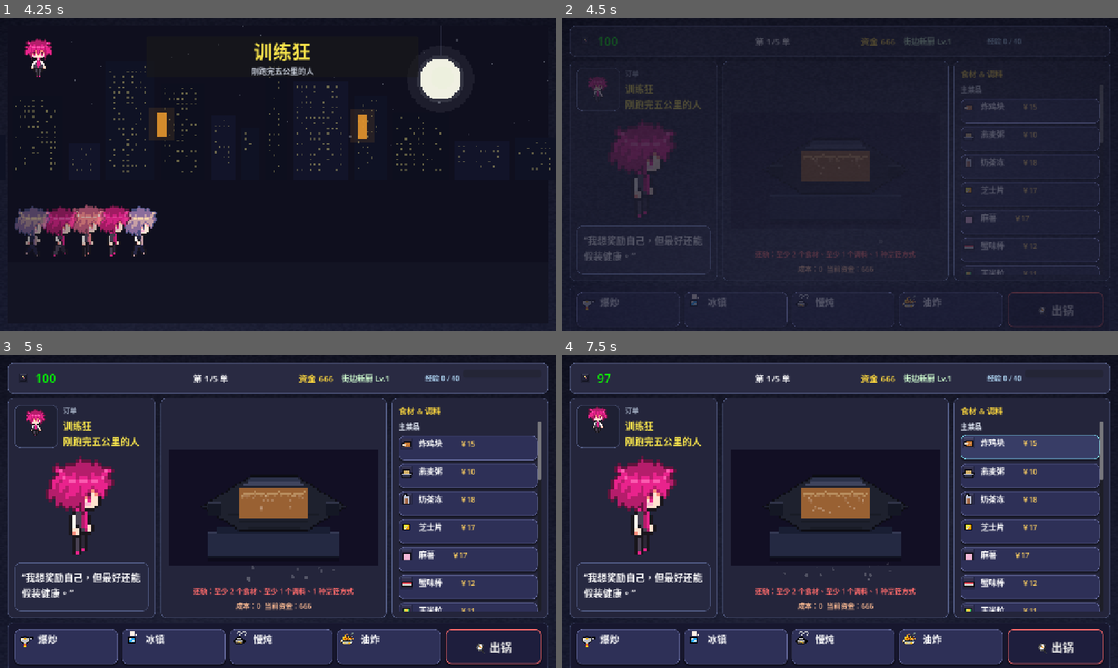
Above: before the commit, frames 1-4 (two rows, left to right).
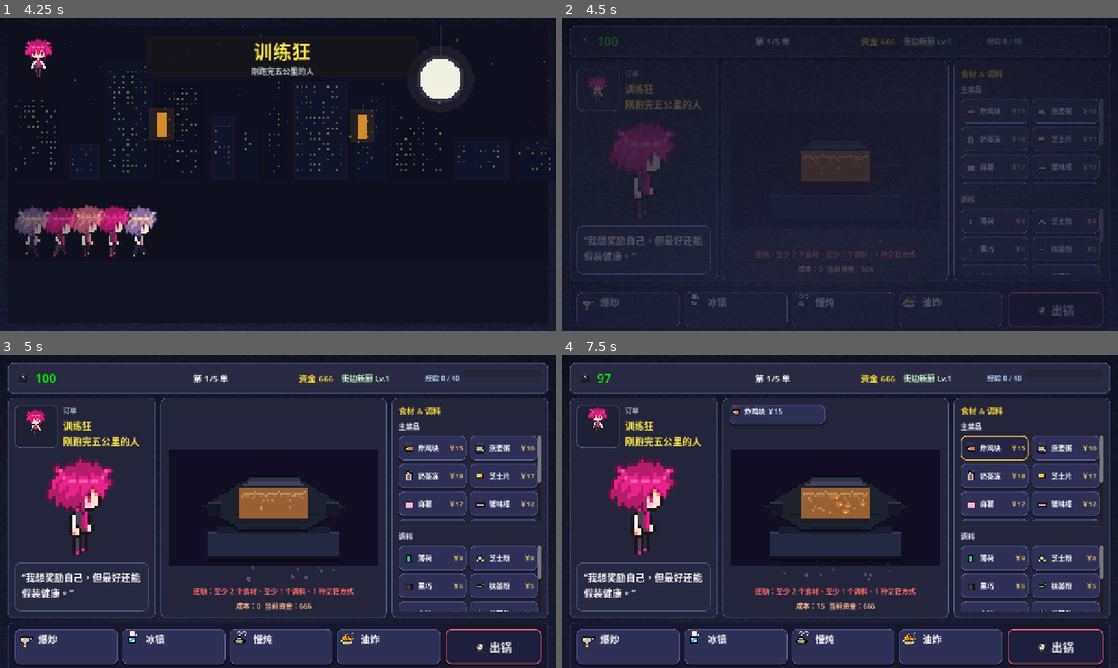
Above: after the commit, the same moments.

Repository: bug-zi/Stirit
Game: Godot game, scene res://main.tscn
Same seed, same stepped clock (60 frames per second), same inputs: the game is played once before the commit and once after it.
Inputs (mouse positions are in pixels of both pictures, inside the frame that each line leads up to):
- Up to frame 1 (4.25 s): click (444, 318) at 0.52 s; type "12" at 0.6 s; click "开始一局" at 1.25 s; move the mouse to (400, 158) at 2.02 s; move the mouse to (166, 190) at 2.77 s; move the mouse to (333, 105) at 3.52 s
- Up to frame 2 (4.5 s): move the mouse to (812, 237) at 4.27 s
- Up to frame 3 (5 s): no input
- Up to frame 4 (7.5 s): click (1029, 448) at 5.02 s; click (778, 414) at 5.77 s; click (995, 448) at 6.52 s; click (1029, 445) at 7.27 s

Frame 1 is identical in both runs. In frame 2, 1.2% of the frame differs, in the area x 71-97%, y 25-82%; in frame 3, 4.8%; in frame 4, 6.9%, in the area x 30-98%, y 16-82%.

Commit message:
Improve ingredient library layout

Diff:
--- a/main.gd
+++ b/main.gd
@@ -1904,39 +1904,50 @@
 
 	box.add_child(_make_label("食材 & 调料", 18, COLOR_SECONDARY))
 
-	var scroll := ScrollContainer.new()
-	scroll.size_flags_horizontal = Control.SIZE_EXPAND_FILL
-	scroll.size_flags_vertical = Control.SIZE_EXPAND_FILL
-	scroll.horizontal_scroll_mode = ScrollContainer.SCROLL_MODE_DISABLED
-	box.add_child(scroll)
-
-	var content := VBoxContainer.new()
-	content.size_flags_horizontal = Control.SIZE_EXPAND_FILL
-	content.add_theme_constant_override("separation", 10)
-	scroll.add_child(content)
-
-	content.add_child(_make_label("主菜品", 16, Color(0.92, 0.95, 1.0)))
-	var ing_list := VBoxContainer.new()
-	ing_list.size_flags_horizontal = Control.SIZE_EXPAND_FILL
-	ing_list.add_theme_constant_override("separation", 8)
-	content.add_child(ing_list)
+	box.add_child(_make_label("主菜品", 16, Color(0.92, 0.95, 1.0)))
+	var ing_scroll := ScrollContainer.new()
+	ing_scroll.size_flags_horizontal = Control.SIZE_EXPAND_FILL
+	ing_scroll.size_flags_vertical = Control.SIZE_EXPAND_FILL
+	ing_scroll.size_flags_stretch_ratio = 3.0
+	ing_scroll.horizontal_scroll_mode = ScrollContainer.SCROLL_MODE_DISABLED
+	ing_scroll.custom_minimum_size = Vector2(0, 160)
+	box.add_child(ing_scroll)
+
+	var ing_grid := GridContainer.new()
+	ing_grid.columns = 2
+	ing_grid.size_flags_horizontal = Control.SIZE_EXPAND_FILL
+	ing_grid.add_theme_constant_override("h_separation", 8)
+	ing_grid.add_theme_constant_override("v_separation", 8)
+	ing_scroll.add_child(ing_grid)
 
 	var ingredients := presented_ingredients if not presented_ingredients.is_empty() else INGREDIENTS
 	for item in ingredients:
 		var b := _make_library_item_button(item, "ingredient")
 		ingredient_buttons[str(item["id"])] = b
-		ing_list.add_child(b)
-
-	content.add_child(_make_label("调料", 16, Color(0.92, 0.95, 1.0)))
-	var sea_list := VBoxContainer.new()
-	sea_list.size_flags_horizontal = Control.SIZE_EXPAND_FILL
-	sea_list.add_theme_constant_override("separation", 8)
-	content.add_child(sea_list)
+		ing_grid.add_child(b)
+
+	box.add_child(_make_separator())
+	box.add_child(_make_label("调料", 16, Color(0.92, 0.95, 1.0)))
+	var sea_scroll := ScrollContainer.new()
+	sea_scroll.size_flags_horizontal = Control.SIZE_EXPAND_FILL
+	sea_scroll.size_flags_vertical = Control.SIZE_EXPAND_FILL
+	sea_scroll.size_flags_stretch_ratio = 2.0
+	sea_scroll.horizontal_scroll_mode = ScrollContainer.SCROLL_MODE_DISABLED
+	sea_scroll.custom_minimum_size = Vector2(0, 150)
+	box.add_child(sea_scroll)
+
+	var sea_grid := GridContainer.new()
+	sea_grid.columns = 2
+	sea_grid.size_flags_horizontal = Control.SIZE_EXPAND_FILL
+	sea_grid.add_theme_constant_override("h_separation", 8)
+	sea_grid.add_theme_constant_override("v_separation", 8)
+	sea_scroll.add_child(sea_grid)
+
 	var seasonings := presented_seasonings if not presented_seasonings.is_empty() else SEASONINGS
 	for item in seasonings:
 		var b := _make_library_item_button(item, "seasoning")
 		seasoning_buttons[str(item["id"])] = b
-		sea_list.add_child(b)
+		sea_grid.add_child(b)
 
 	return panel
 
@@ -1969,32 +1980,47 @@
 	return panel
 
 func _make_library_item_button(item: Dictionary, kind: String) -> Button:
-	var button := _make_button("", 18)
+	var button := _make_button("", 16)
 	button.toggle_mode = true
 	button.custom_minimum_size = Vector2(0, 56)
 	button.size_flags_horizontal = Control.SIZE_EXPAND_FILL
 
 	var row := HBoxContainer.new()
+	row.set_anchors_preset(Control.PRESET_FULL_RECT)
+	row.offset_left = 8
+	row.offset_top = 6
+	row.offset_right = -8
+	row.offset_bottom = -6
 	row.size_flags_horizontal = Control.SIZE_EXPAND_FILL
 	row.size_flags_vertical = Control.SIZE_EXPAND_FILL
-	row.add_theme_constant_override("separation", 10)
+	row.mouse_filter = Control.MOUSE_FILTER_IGNORE
+	row.add_theme_constant_override("separation", 6)
 	button.add_child(row)
 
+	var icon_size := 30
 	var icon := TextureRect.new()
-	icon.texture = _get_item_icon(kind, str(item["id"]), 36)
-	icon.custom_minimum_size = Vector2(36, 36)
+	icon.texture = _get_item_icon(kind, str(item["id"]), icon_size)
+	icon.custom_minimum_size = Vector2(icon_size, icon_size)
 	icon.expand_mode = TextureRect.EXPAND_FIT_WIDTH_PROPORTIONAL
+	icon.size_flags_vertical = Control.SIZE_SHRINK_CENTER
+	icon.mouse_filter = Control.MOUSE_FILTER_IGNORE
 	icon.texture_filter = CanvasItem.TEXTURE_FILTER_NEAREST
 	row.add_child(icon)
 
-	var name_label := _make_label(str(item["name"]), 18, COLOR_TEXT)
+	var name_label := _make_label(str(item["name"]), 16, COLOR_TEXT)
 	name_label.size_flags_horizontal = Control.SIZE_EXPAND_FILL
+	name_label.vertical_alignment = VERTICAL_ALIGNMENT_CENTER
+	name_label.text_overrun_behavior = TextServer.OVERRUN_TRIM_ELLIPSIS
+	name_label.mouse_filter = Control.MOUSE_FILTER_IGNORE
 	row.add_child(name_label)
 
 	if kind == "ingredient" or kind == "seasoning":
 		var price := _price_for_item(item, kind)
-		var price_label := _make_label("￥%d" % price, 16, Color(1.0, 0.82, 0.38), HORIZONTAL_ALIGNMENT_RIGHT)
-		price_label.custom_minimum_size = Vector2(66, 0)
+		var price_label := _make_label("￥%d" % price, 15, Color(1.0, 0.82, 0.38), HORIZONTAL_ALIGNMENT_RIGHT)
+		price_label.custom_minimum_size = Vector2(44, 0)
+		price_label.size_flags_horizontal = Control.SIZE_SHRINK_END
+		price_label.vertical_alignment = VERTICAL_ALIGNMENT_CENTER
+		price_label.mouse_filter = Control.MOUSE_FILTER_IGNORE
 		row.add_child(price_label)
 		var tags_text := "、".join(item.get("tags", []))
 		button.tooltip_text = "%s\n￥%d\n%s" % [str(item.get("description", "")), price, tags_text]
